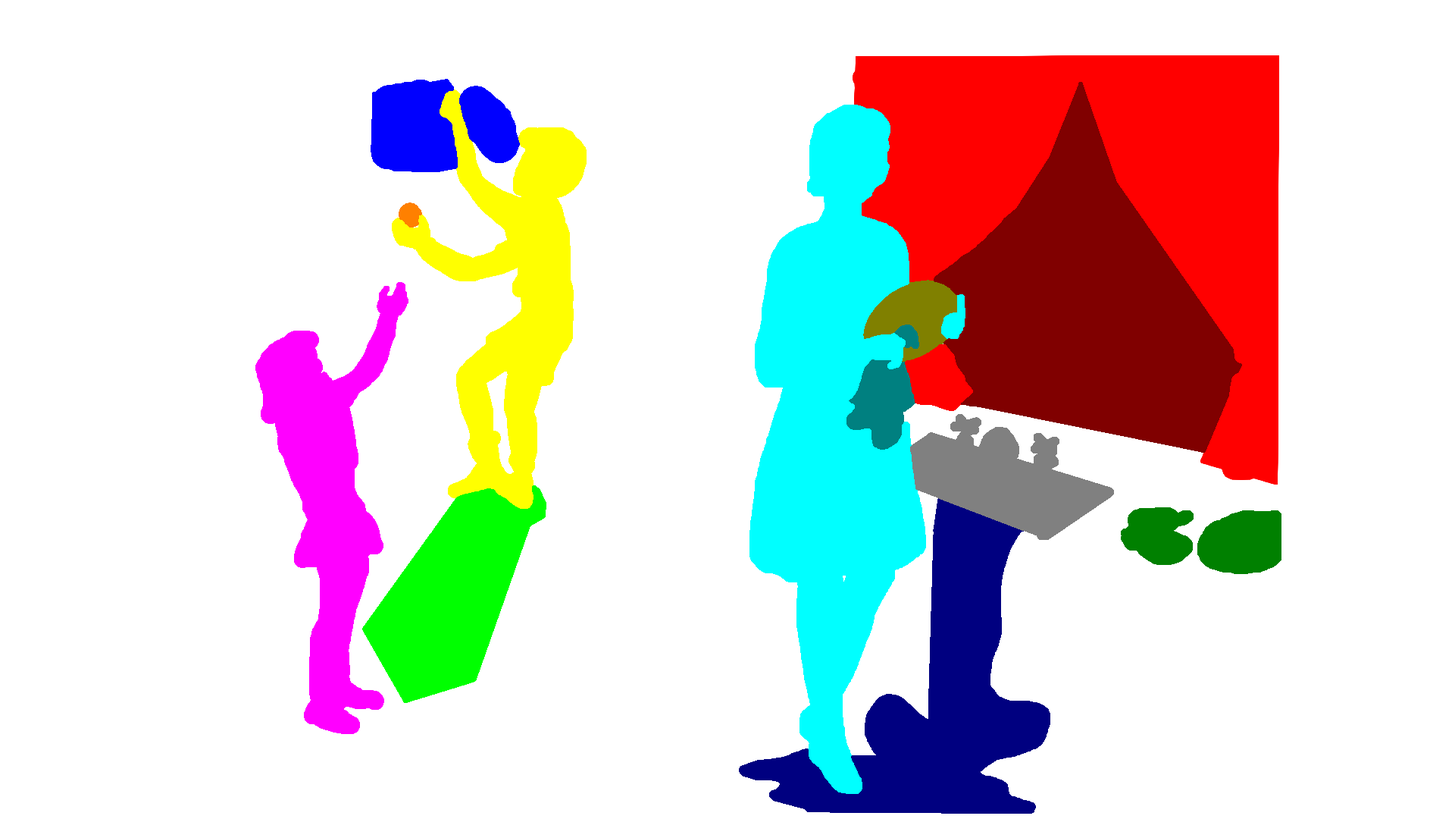
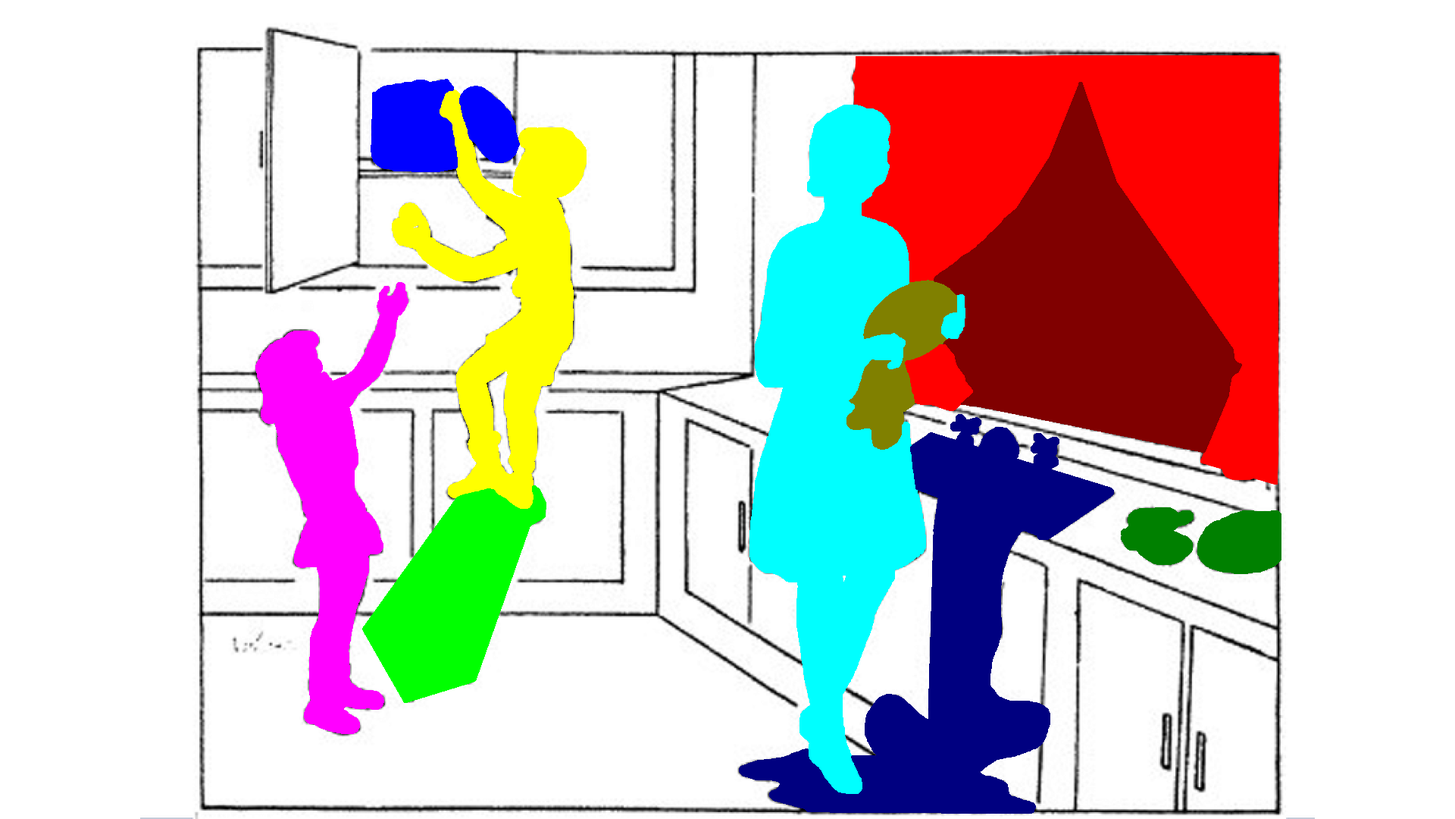
Layer changes from the first 1455px x 819px image to the second:
added layer "Paint Layer 14" (1st of 2) above "Paint Layer 14" over [242, 21, 1316, 819]
hid "Paint Layer 14" (2nd of 2) over [242, 21, 1316, 819]
showed "Background" over [140, 21, 1316, 819]
